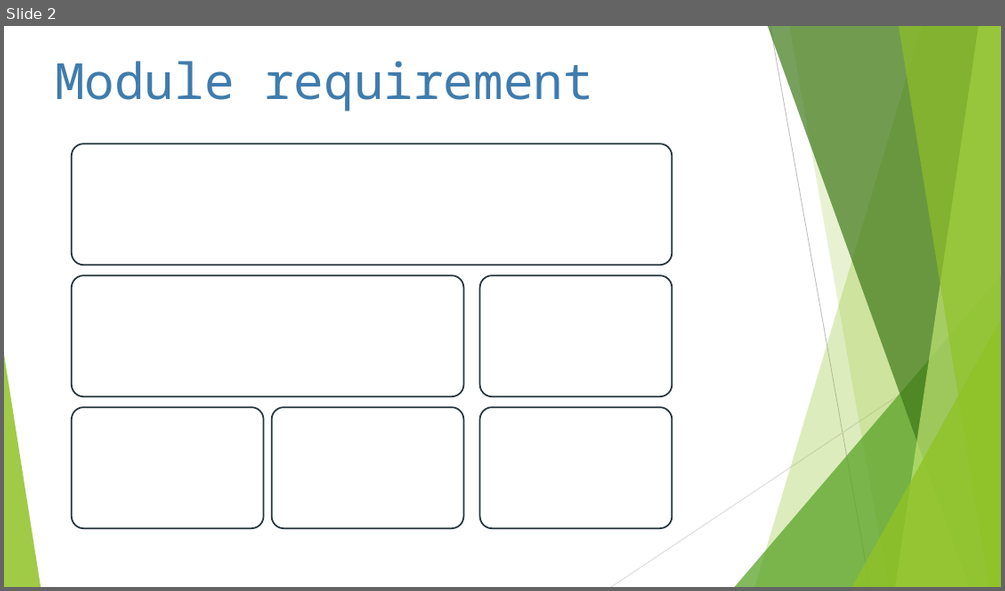
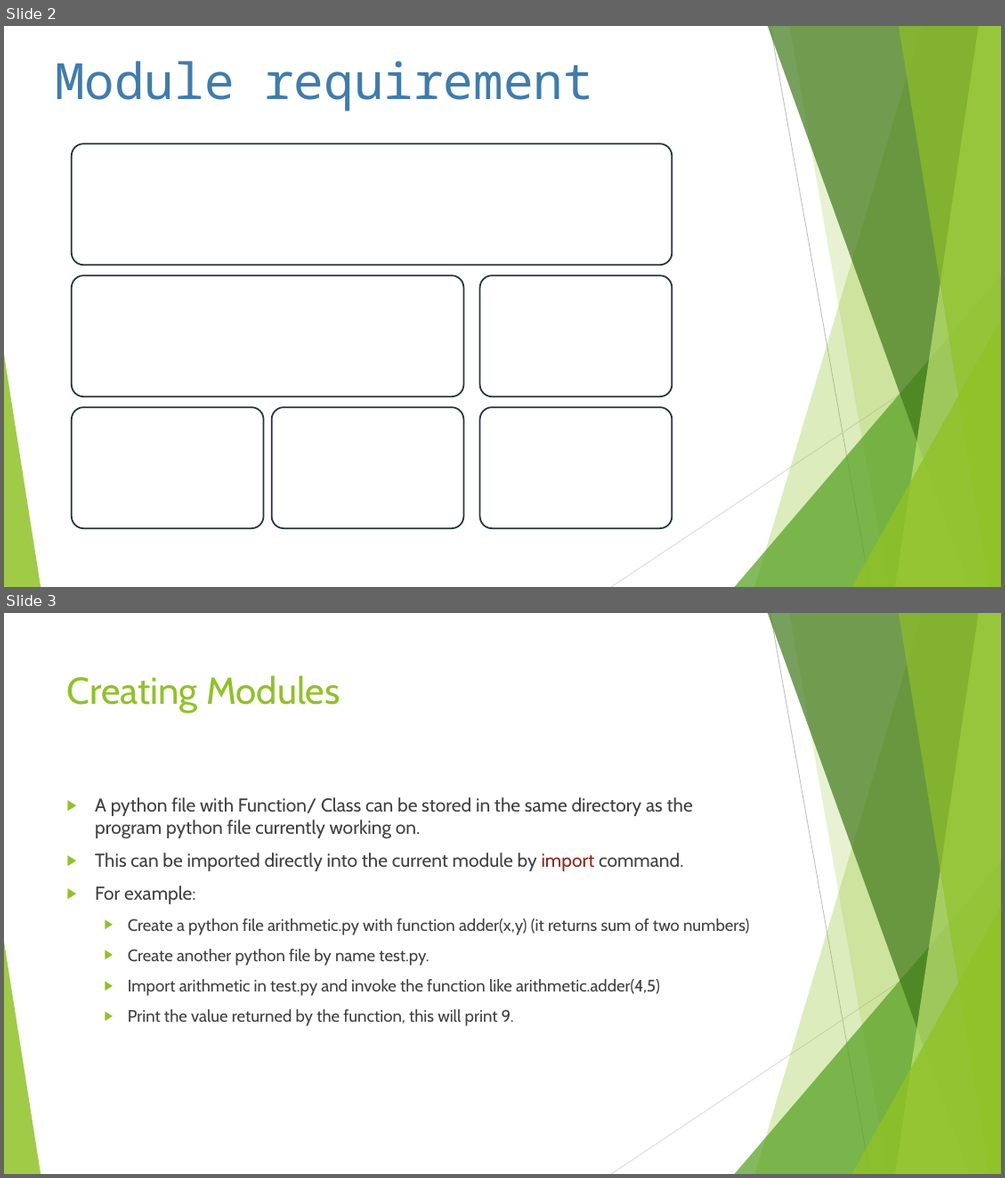
Before and after one commit to AnilKumarPyD/PyDevTraining, a slide deck: PythonStandardLibrariesModules/PythonModules.pptx. Shown one above the other, each under a label of ours: slide 2 before the commit, slides 2 and 3 after it. The pictures are 1005x591 and 1005x1178 pixels, drawn with LibreOffice and Linux fonts; fonts in the diff are those of the drawing. Boxes give left, top, right and bottom in pixels: in the first picture for what was removed or moved away, otherwise in the second. Text is boxed around its words. In the diff, an @@ line names an element or a change of style, - is before the commit and + after.

Commit message:
ClassesObjects update

```diff
--- a/PythonStandardLibrariesModules/PythonModules.pptx
+++ b/PythonStandardLibrariesModules/PythonModules.pptx
@@ slide 3 added at (4, 613, 1001, 1174), background #FFFFFF; not listed: 10 template elements that a slide beside it also shows @@
@@ title added at (67, 675, 340, 713), 36 pt, text #90C226 @@
+Creating Modules
@@ text added at (95, 797, 749, 1026), 16 pt, text #404040 @@
+▶ A python file with Function/ Class can be stored in the same directory as the program python file currently working on.
+▶ This can be imported directly into the current module by import command.
+▶ For example:
+  ▶ Create a python file arithmetic.py with function adder(x,y) (it returns sum of two numbers)
+  ▶ Create another python file by name test.py.
+  ▶ Import arithmetic in test.py and invoke the function like arithmetic.adder(4,5)
+  ▶ Print the value returned by the function, this will print 9.
```
Also in this commit, not shown: 1 other slide added, 6 other files.
